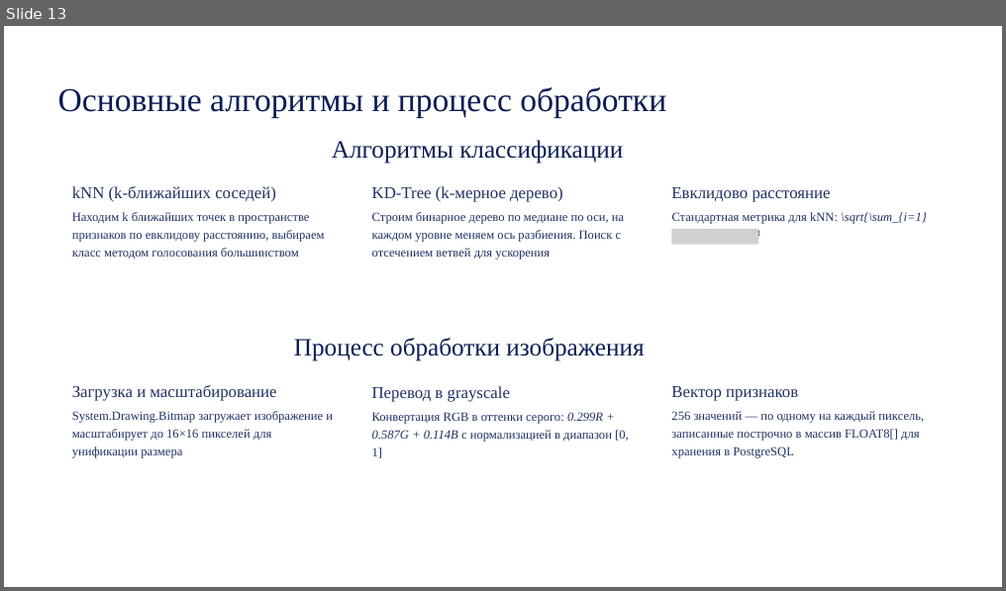
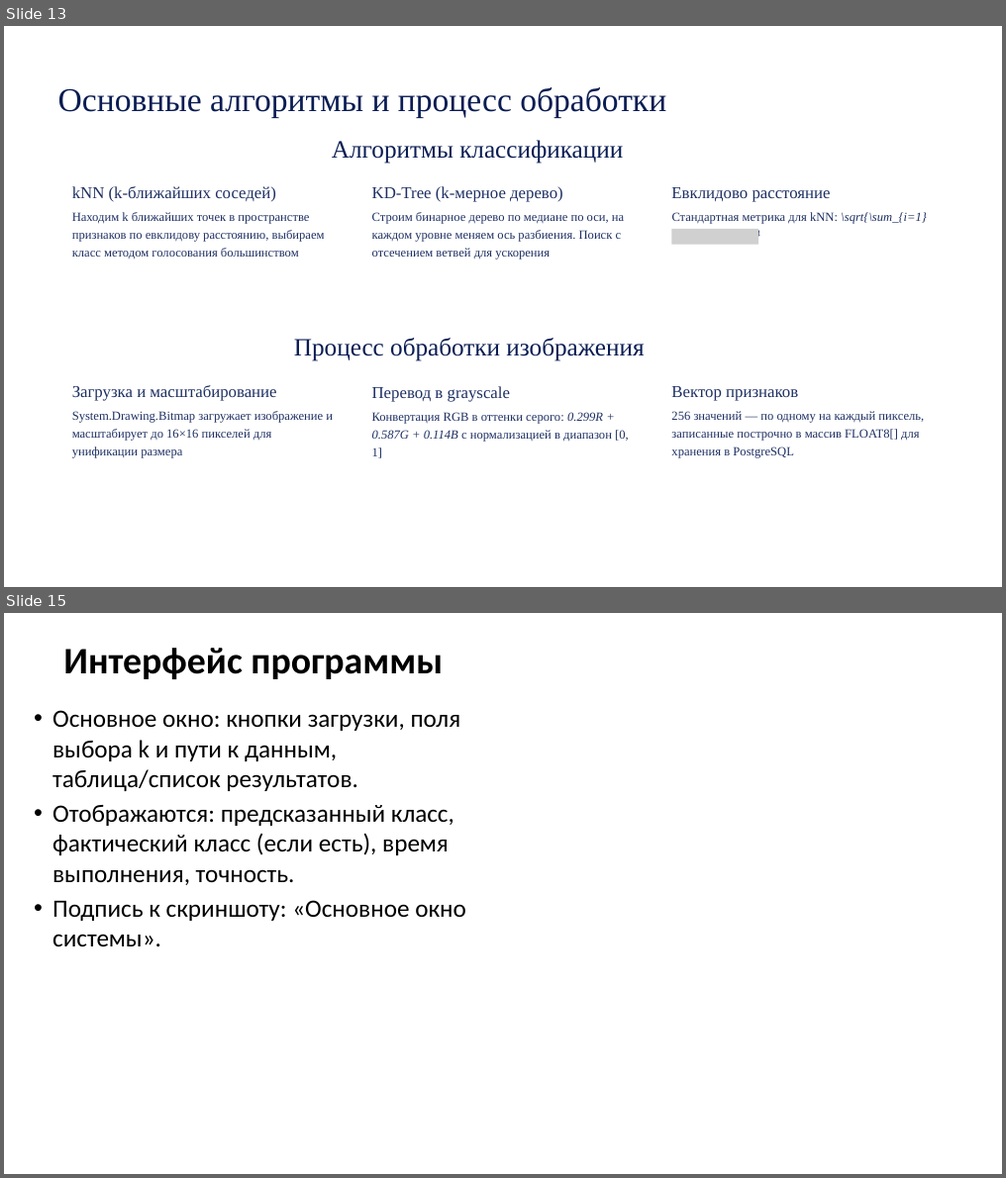
Before and after one commit to KockAnigilator/ImageRecognition, a slide deck: Финал.pptx. Shown one above the other, each under a label of ours: slide 13 before the commit, slides 13 and 15 after it; the slides between them are not shown. The pictures are 1006x591 and 1006x1178 pixels, drawn with LibreOffice and Linux fonts; fonts in the diff are those of the drawing; grey boxes stand for pictures. Boxes give left, top, right and bottom in pixels: in the first picture for what was removed or moved away, otherwise in the second. Text is boxed around its words. In the diff, an @@ line names an element or a change of style, - is before the commit and + after.

```diff
--- a/Финал.pptx
+++ b/Финал.pptx
@@ slide 15 added at box(4, 613, 1002, 1174), background #FFFFFF @@
@@ title added at box(63, 648, 443, 679), 54 pt, text #000000, bold @@
+Интерфейс программы
@@ text added at box(53, 710, 466, 947), 36 pt, text #000000 @@
+• Основное окно: кнопки загрузки, поля выбора k и пути к данным, таблица/список результатов.
+• Отображаются: предсказанный класс, фактический класс (если есть), время выполнения, точность.
+• Подпись к скриншоту: «Основное окно системы».
```
Also in this commit, not shown: 5 other slides added, 1 other file.
